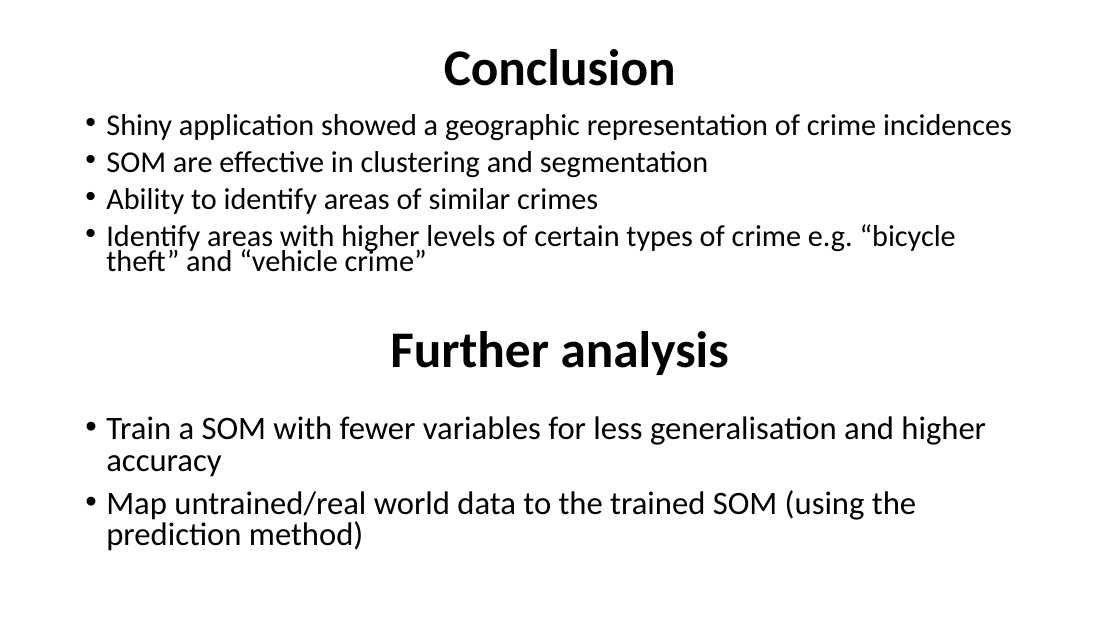
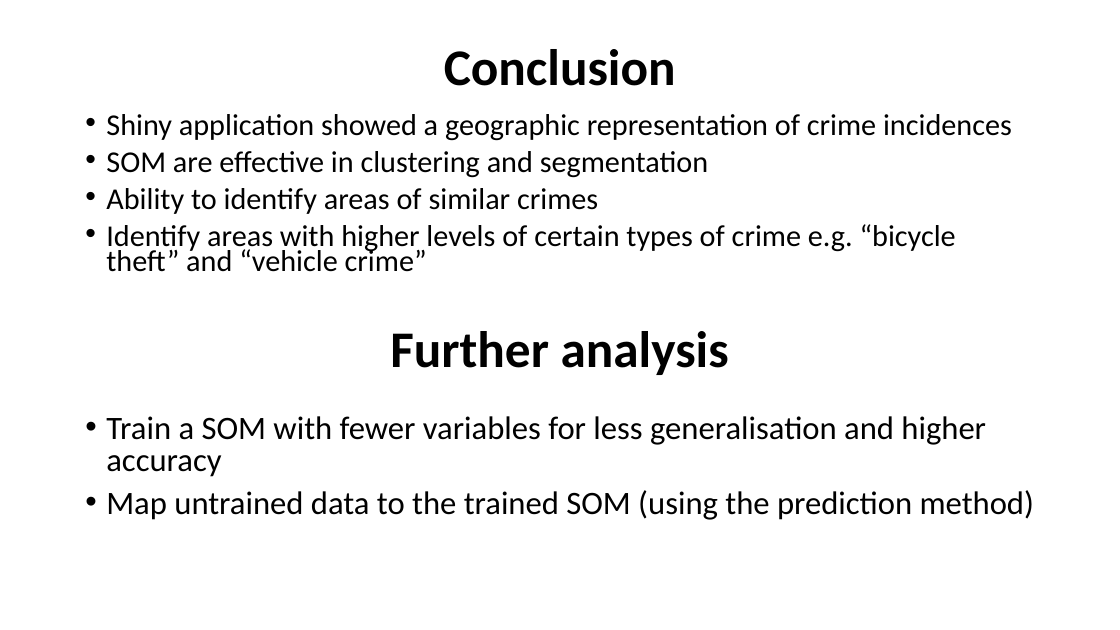
Before and after one commit to dmorison/GIS-in-R-spatial-crime-data-analysis, a slide deck: slide 15 of Mapping London’s crime with R.pptx. Drawn at 1120x630 pixels with LibreOffice and Linux fonts; fonts in the diff are those of the drawing. Boxes give left, top, right and bottom in pixels: in the first picture for what was removed or moved away, otherwise in the second. Text is boxed around its words. In the diff, an @@ line names an element or a change of style, - is before the commit and + after.

```diff
--- a/Mapping London’s crime with R.pptx
+++ b/Mapping London’s crime with R.pptx
@@ text at [106, 490, 1034, 520]: text changed @@
-• Map untrained/real world data to the trained SOM (using the prediction method)
+• Map untrained data to the trained SOM (using the prediction method)
```
Also in this commit, not shown: 7 other files.
